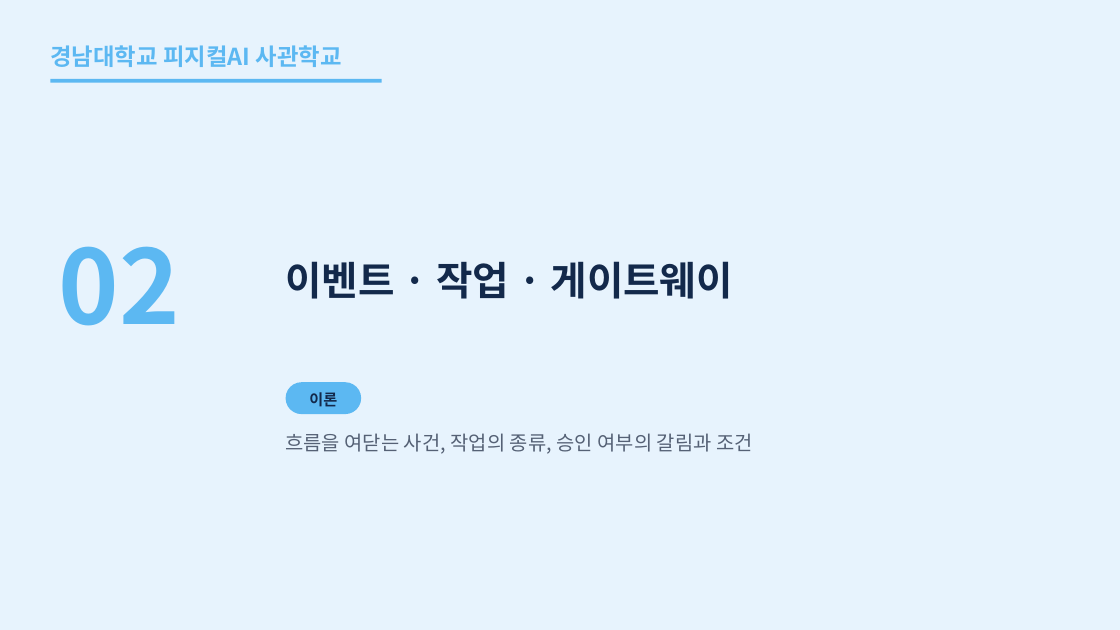
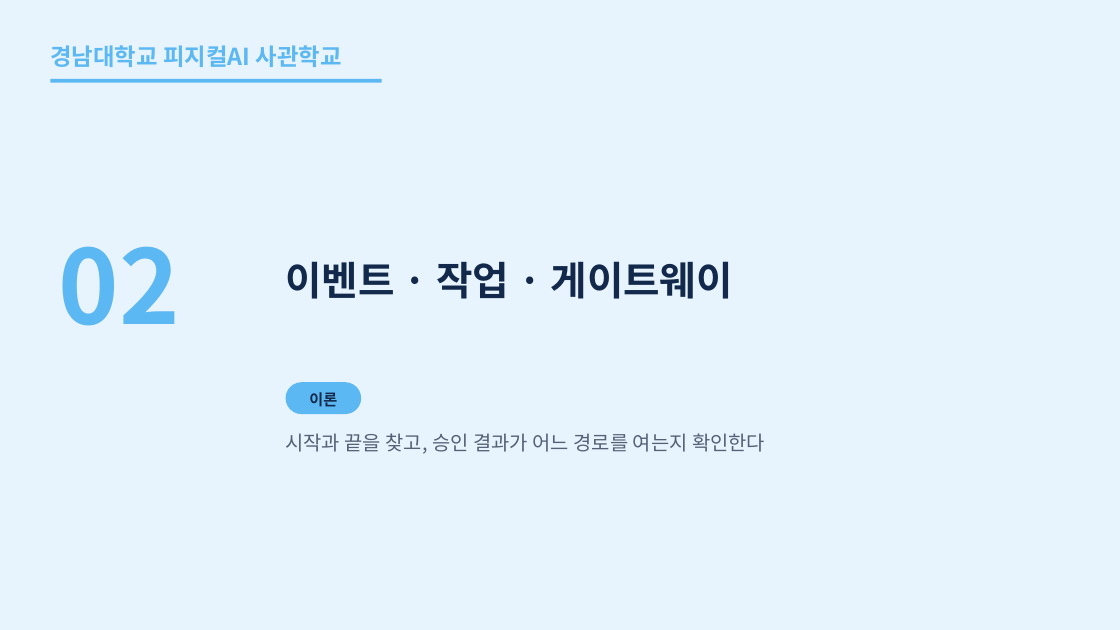
Before and after one commit to uengine-oss/hyd-iot-edu, a slide deck: slide 12 of workspace/강의제작/산출물/통합반/이론_오프라인/08회차/통합반_오프라인_08회차.pptx. Drawn at 1120x630 pixels with LibreOffice and Linux fonts; fonts in the diff are those of the drawing. Boxes give left, top, right and bottom in pixels: in the first picture for what was removed or moved away, otherwise in the second. Text is boxed around its words. In the diff, an @@ line names an element or a change of style, - is before the commit and + after.

Commit message:
통합반 현장 8회차 12~16장 승인·거절의 흐름 객체와 발표자 노트를 대조하고 현장 전용 장을 확정

```diff
--- a/workspace/강의제작/산출물/통합반/이론_오프라인/08회차/통합반_오프라인_08회차.pptx
+++ b/workspace/강의제작/산출물/통합반/이론_오프라인/08회차/통합반_오프라인_08회차.pptx
@@ text at <box>285,433,765,454</box>: text changed @@
-흐름을 여닫는 사건, 작업의 종류, 승인 여부의 갈림과 조건
+시작과 끝을 찾고, 승인 결과가 어느 경로를 여는지 확인한다
```
Also in this commit, not shown: 7 other files.
